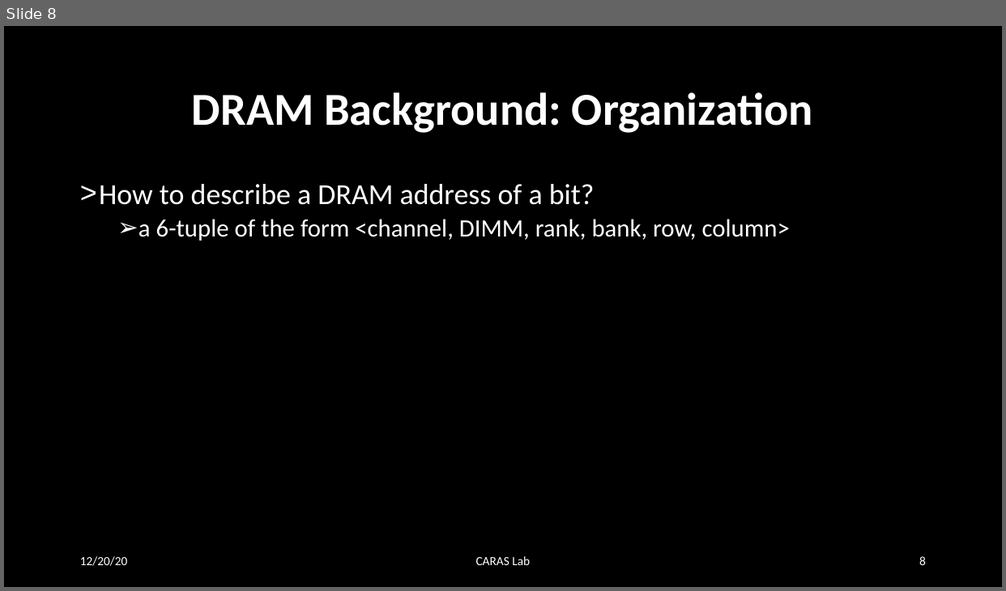
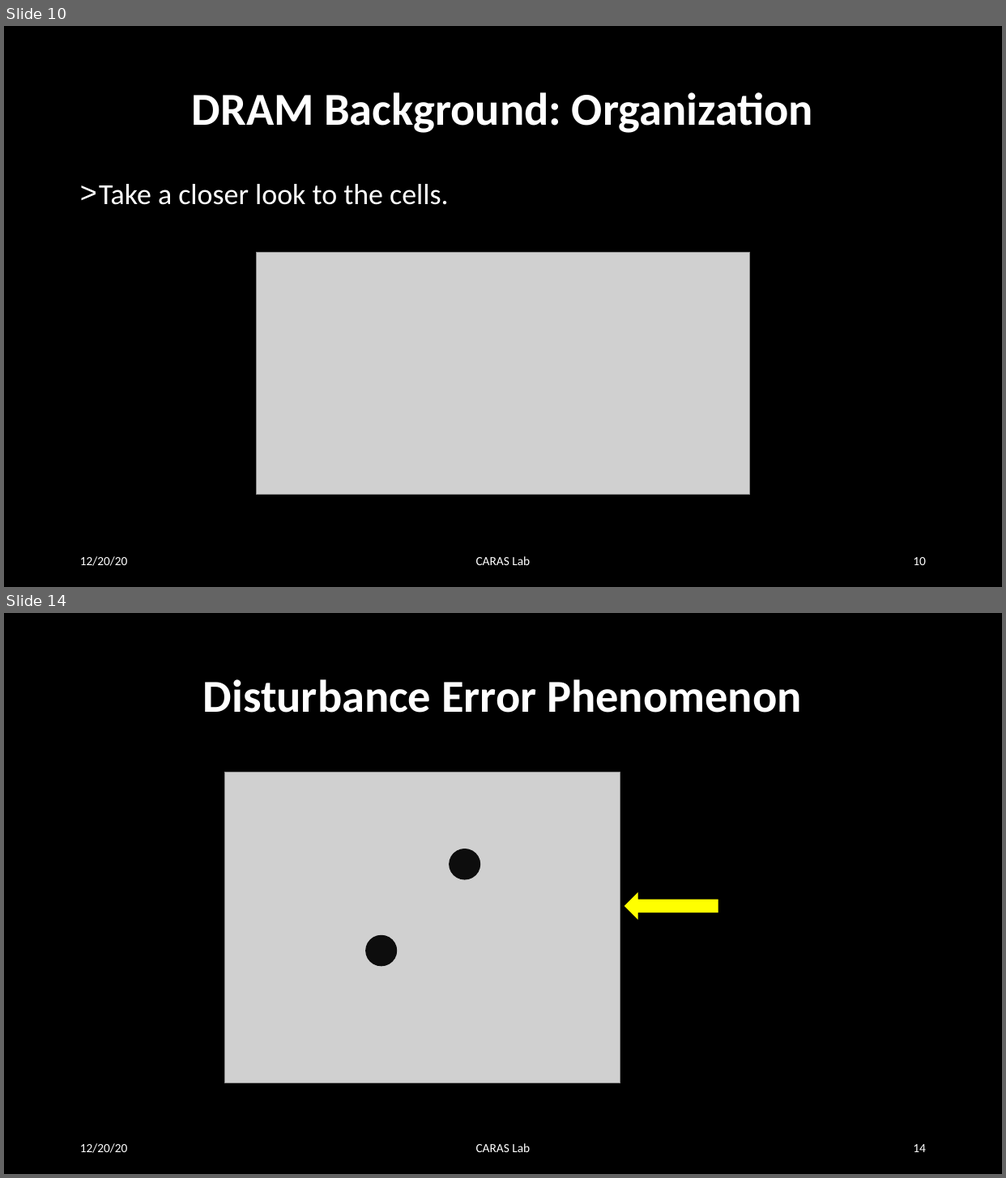
Before and after one commit to MekAkUActOR/RowHammer, a slide deck: summary1.pptx. Shown one above the other, each under a label of ours: slide 8 before the commit, slides 10 and 14 after it; the slides between them are not shown. The pictures are 1006x591 and 1006x1178 pixels, drawn with LibreOffice and Linux fonts; fonts in the diff are those of the drawing; grey boxes stand for pictures. Boxes give left, top, right and bottom in pixels: in the first picture for what was removed or moved away, otherwise in the second. Text is boxed around its words. In the diff, an @@ line names an element or a change of style, - is before the commit and + after.

```diff
--- a/summary1.pptx
+++ b/summary1.pptx
@@ slide 14 added at bbox=[4, 613, 1002, 1174], background #000000 @@
@@ title added at bbox=[203, 679, 801, 713], 44 pt, text #FFFFFF, bold @@
+Disturbance Error Phenomenon
@@ picture added at bbox=[225, 773, 620, 1083] @@
@@ ellipse added at bbox=[450, 850, 480, 879], fill #0D0D0D, outline #0D0D0D 1 pt @@
@@ left arrow added at bbox=[625, 894, 718, 918], fill #FFFF00, outline #FFFF00 1 pt @@
@@ ellipse added at bbox=[366, 935, 397, 965], fill #0D0D0D, outline #0D0D0D 1 pt @@
@@ text added at bbox=[80, 1144, 128, 1153], 12 pt, text #FFFFFF @@
+12/20/20
@@ text added at bbox=[476, 1144, 530, 1152], 12 pt, text #FFFFFF @@
+CARAS Lab
@@ page number added at bbox=[913, 1144, 926, 1152], 12 pt, text #FFFFFF @@
+14
@@ what was slide 8 is now slide 10 @@
@@ slide 10 changed as well @@
@@ text at bbox=[99, 184, 449, 205]: text changed; size 24 to 28 pt @@
-> How to describe a DRAM address of a bit?
-  ➢ a 6-tuple of the form <channel, DIMM, rank, bank, row, column>
+> Take a closer look to the cells.
@@ picture added at bbox=[256, 252, 750, 495] @@
@@ page number at bbox=[913, 557, 926, 565]: text changed @@
-8
+10
```
Also in this commit, not shown: 6 other slides changed, 9 other slides added, 1 other file.
